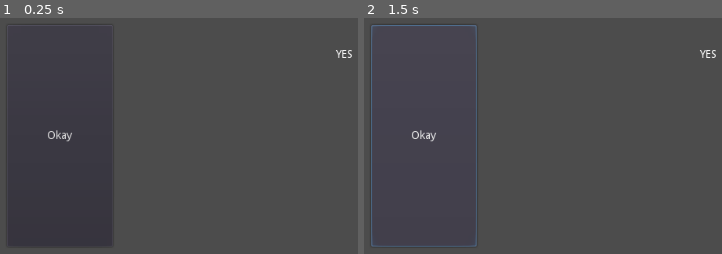
Above: before the commit, frames 1-2 (left to right).
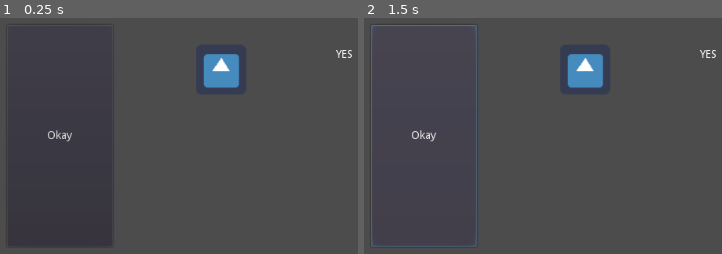
Above: after the commit, the same moments.

Repository: mishkarch/Hello-Godot
Game: Godot game, scene res://Main.tscn
Same seed, same stepped clock (60 frames per second), same inputs: the game is played once before the commit and once after it. The engine's default icon, where the game draws it, is replaced by a stand-in: a white triangle on a blue panel in a dark square.
Inputs:
- Up to frame 1 (0.25 s): no input
- Up to frame 2 (1.5 s): click "Okay" at 0.5 s; click "Okay" at 1.25 s

The runs differ from the first frame. In frame 1, 1.4% of the frame differs, in the area x 56-67%, y 15-30%; in frame 2, 1.4%.

Commit message:
Добавил спрайт

Diff:
--- a/Main.tscn
+++ b/Main.tscn
@@ -1,4 +1,6 @@
-[gd_scene format=2]
+[gd_scene load_steps=2 format=2]
+
+[ext_resource path="res://icon.png" type="Texture" id=1]
 
 [node name="Main" type="Node2D"]
 
@@ -15,3 +17,7 @@
 margin_right = 594.0
 margin_bottom = 156.0
 text = "YES"
+
+[node name="Sprite" type="Sprite" parent="."]
+position = Vector2( 368.671, 143.182 )
+texture = ExtResource( 1 )
